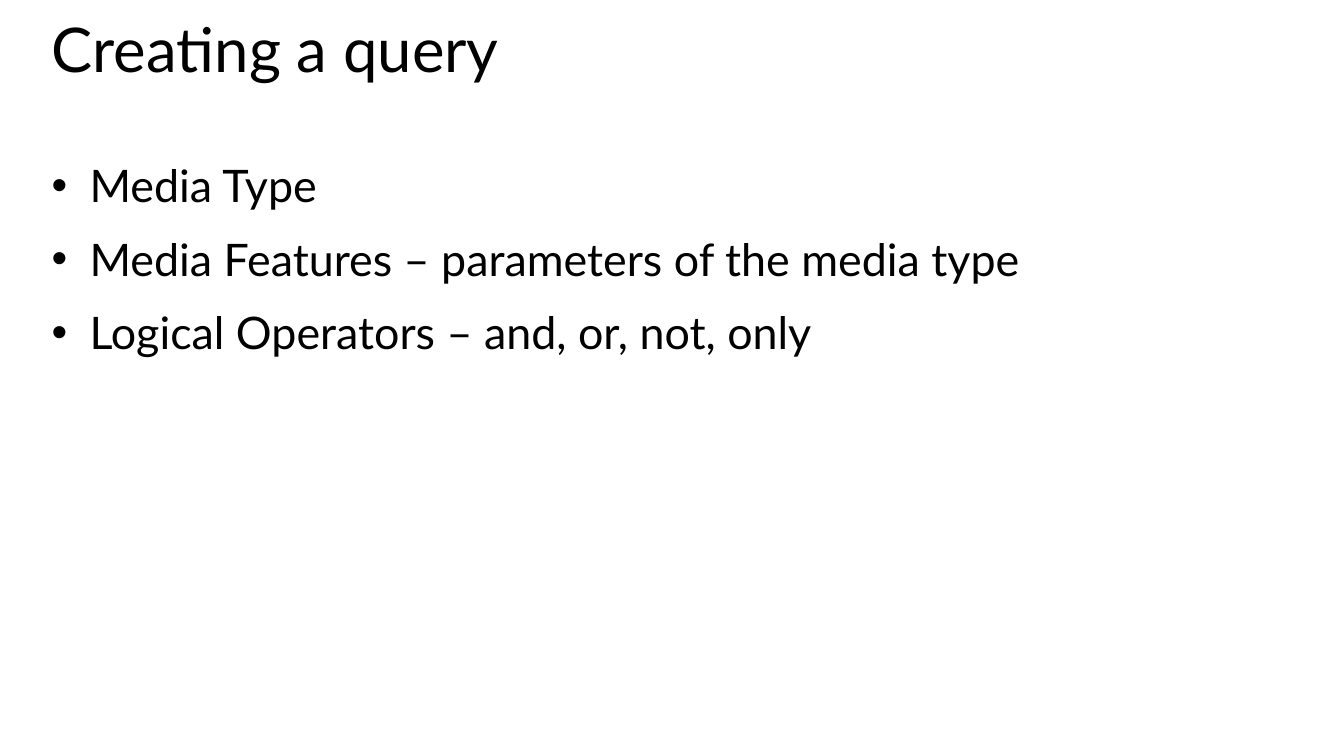
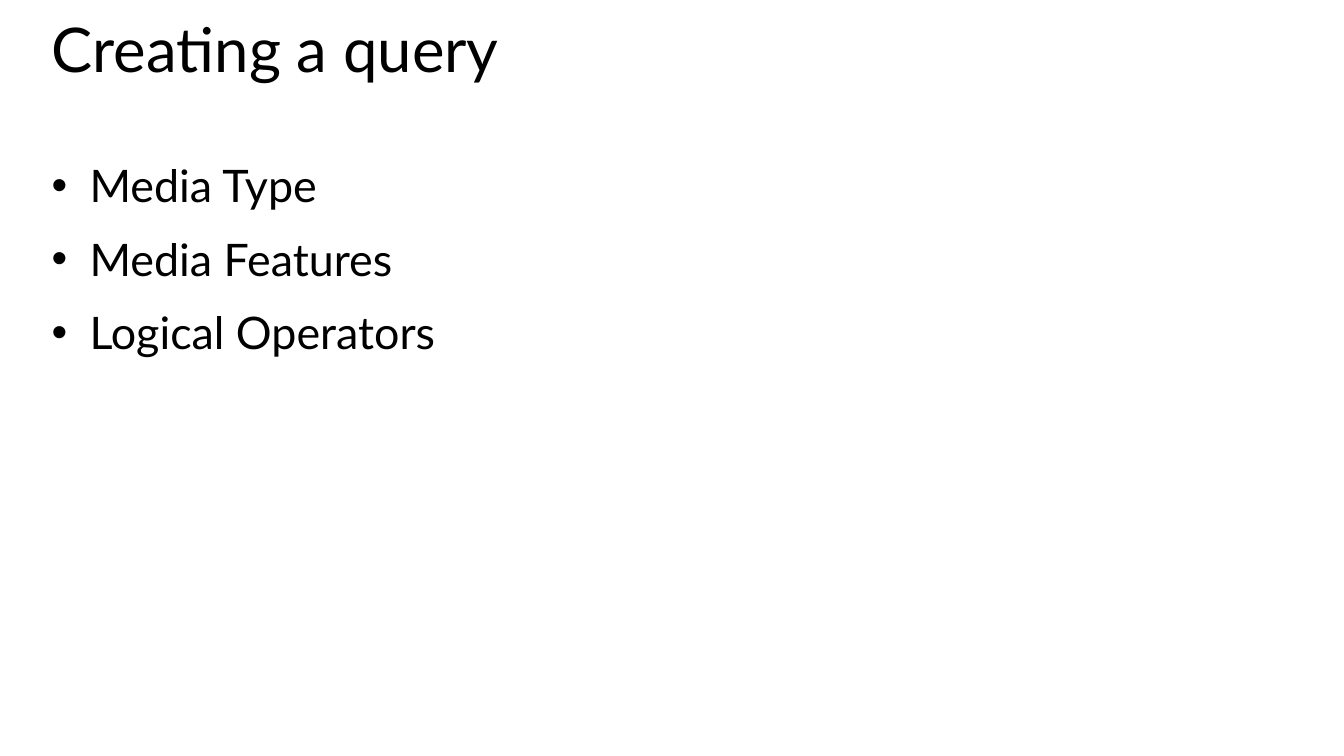
Before and after one commit to CharaD7/CSS-Style, a slide deck: slide 5 of Slides/Module 4.pptx (slide 4 before the commit). Drawn at 1344x756 pixels with LibreOffice and Linux fonts; fonts in the diff are those of the drawing. Boxes give left, top, right and bottom in pixels: in the first picture for what was removed or moved away, otherwise in the second. Text is boxed around its words. In the diff, an @@ line names an element or a change of style, - is before the commit and + after.

```diff
--- a/Slides/Module 4.pptx
+++ b/Slides/Module 4.pptx
@@ text at <box>90,243,435,358</box>: text changed @@
-• Media Features – parameters of the media type
-• Logical Operators – and, or, not, only
+• Media Features
+• Logical Operators
```
Also in this commit, not shown: 3 other slides changed, 4 slides added, 5 other files.
